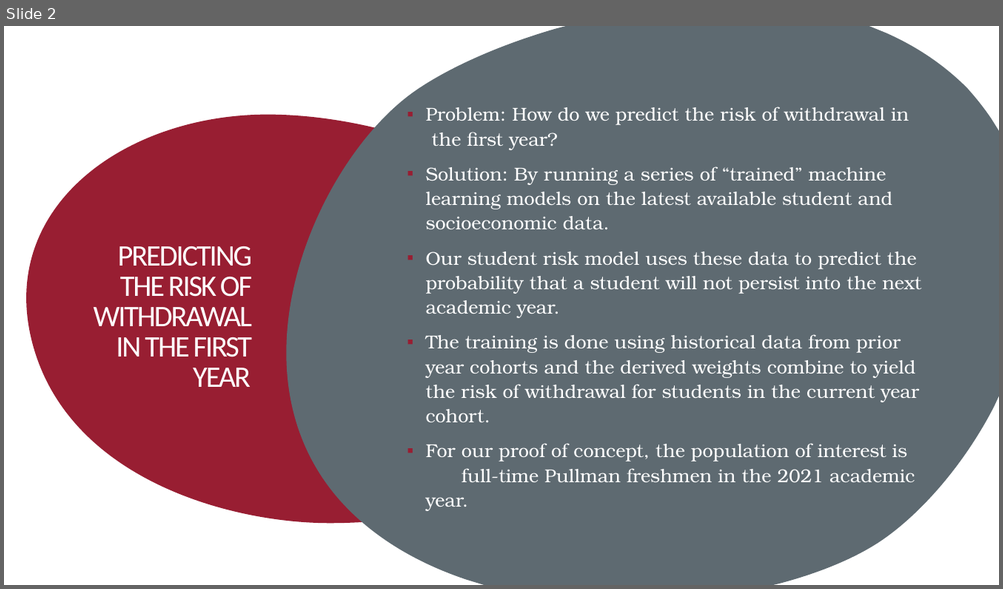
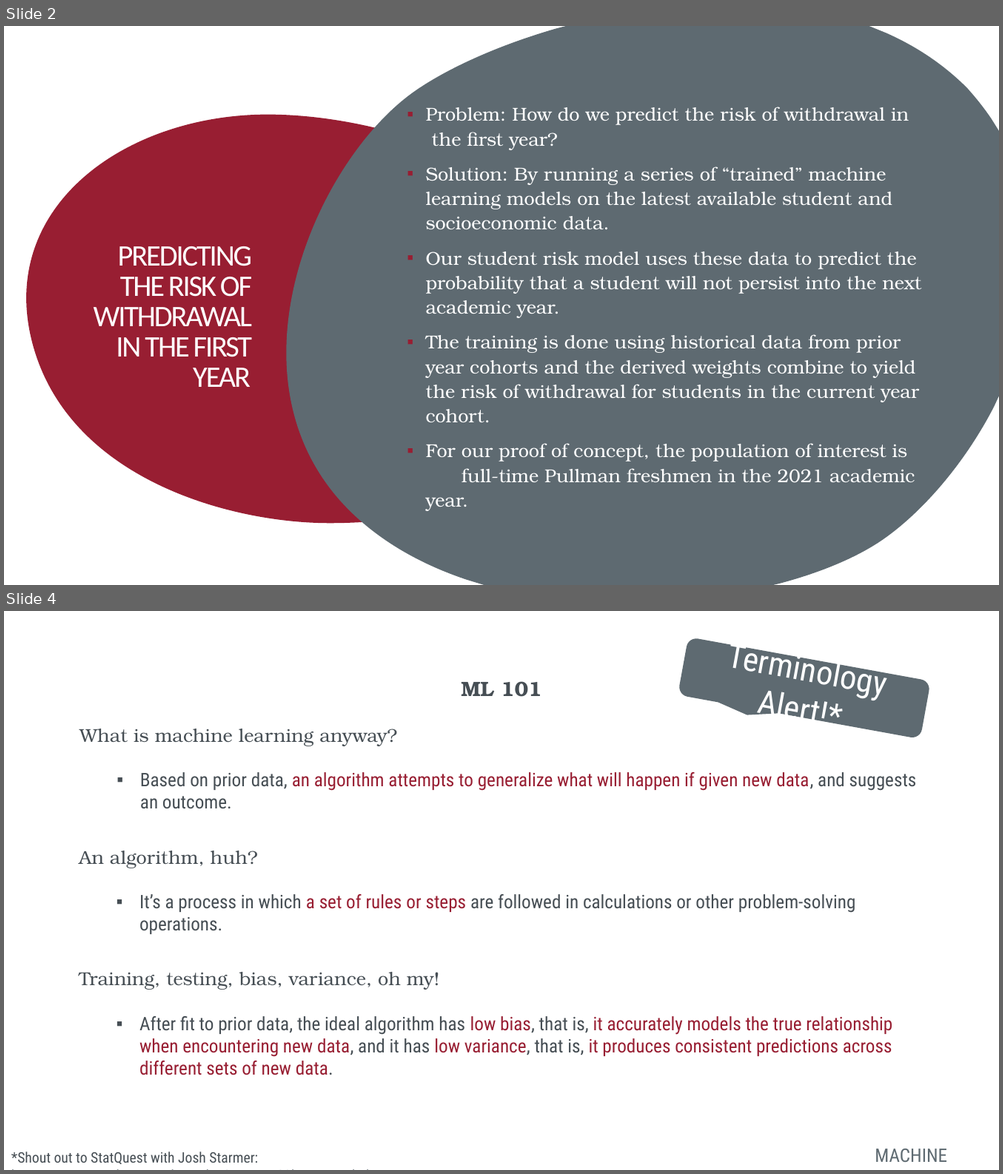
Before and after one commit to concrete-abstraction/student_risk_sagemaker, a slide deck: Documentation/student_risk_presentation.pptx. Shown one above the other, each under a label of ours: slide 2 before the commit, slides 2 and 4 after it; the slides between them are not shown. The pictures are 1003x589 and 1003x1174 pixels, drawn with LibreOffice and Linux fonts; fonts in the diff are those of the drawing. Boxes give left, top, right and bottom in pixels: in the first picture for what was removed or moved away, otherwise in the second. Text is boxed around its words. In the diff, an @@ line names an element or a change of style, - is before the commit and + after.

```diff
--- a/Documentation/student_risk_presentation.pptx
+++ b/Documentation/student_risk_presentation.pptx
@@ slide 4 added at (4,611,999,1170), background #FFFFFF @@
@@ rounded speech box added at (677,637,930,739), fill #5E6A71, 32 pt, text #FFFFFF @@
+Terminology Alert!*
@@ text added at (461,681,542,697), 20 pt, text #464E54, bold @@
+ML 101
@@ text added at (79,729,916,791), 18 pt, text #464E54 @@
+What is machine learning anyway?
+  ▪ Based on prior data, an algorithm attempts to generalize what will happen if given new data, and suggests an outcome.
@@ text added at (79,851,856,913), 18 pt, text #464E54 @@
+An algorithm, huh?
+  ▪ It’s a process in which a set of rules or steps are followed in calculations or other problem-solving operations.
@@ text added at (79,972,892,1076), 18 pt, text #981E32 @@
+Training, testing, bias, variance, oh my!
+  ▪ After fit to prior data, the ideal algorithm has low bias, that is, it accurately models the true relationship when encountering new data, and it has low variance, that is, it produces consistent predictions across different sets of new data.
@@ text added at (11,1152,258,1165), 14 pt, text #5E6A71 @@
+*Shout out to StatQuest with Josh Starmer: https://www.youtube.com/channel/UCtYLUTtgS3k1Fg4y5tAhLbw
@@ text added at (874,1149,947,1162), 18 pt, text #5E6A71 @@
+MACHINE LEARNING
```
Also in this commit, not shown: 4 slides changed, 2 other slides added, 3 other files.
